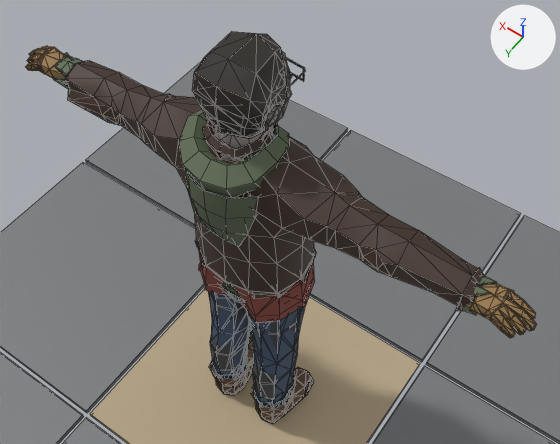
Renders of the Blender file assets/source/characters/survivor_01/survivor_01.blend from each side of a commit.
Before and after are seen from a 50 mm lens placed at (-0.914, 1.126, 2.969), pointed at (-0.016, -0.13, 0.995). The axes (+X, +Y, +Z) are drawn at upper right. The lights are the same throughout. The first picture is the older version. Mesh edges are drawn as thin lines on the coarser meshes.

The scene before the commit, as lines of its bpy script (objects in view):
```python
me_survivor_01 = bpy.data.meshes.new('survivor_01')
me_survivor_01.from_pydata(...)  # 926 vertices, 1786 faces; spans x -0.86..0.87, y -0.17..0.12, z 0.0..1.78
me_survivor_01.polygons.foreach_set('use_smooth', [True] * 1786)
me_survivor_01.materials.append(mat_survivor_01)  # picture img_survivor_01_base_color
me_survivor_01_jeans = bpy.data.meshes.new('survivor_01_jeans')
me_survivor_01_jeans.from_pydata(...)  # 184 vertices, 272 faces; spans x -0.179..0.187, y -0.155..0.12, z 0.09..0.939
me_survivor_01_jeans.polygons.foreach_set('use_smooth', [True] * 272)
# faces by material slot: [256, 16]
me_survivor_01_jeans.materials.append(mat_pal_denim)  # dark blue #4a5a72
me_survivor_01_jeans.materials.append(mat_pal_denim_dark)  # dark blue #343f52
me_survivor_01_work_gloves = bpy.data.meshes.new('survivor_01_work_gloves')
me_survivor_01_work_gloves.from_pydata(...)  # 192 vertices, 340 faces; spans x -0.86..0.87, y -0.07..0.05, z 1.31..1.41
me_survivor_01_work_gloves.polygons.foreach_set('use_smooth', [True] * 340)
me_survivor_01_work_gloves.materials.append(mat_pal_glove_tan)  # brown #9a7a50
ob_survivor_01 = bpy.data.objects.new('survivor_01', me_survivor_01)
ob_survivor_01.location = (0.0, 0.0, 0.0)
ob_survivor_01_jeans = bpy.data.objects.new('survivor_01_jeans', me_survivor_01_jeans)
ob_survivor_01_jeans.location = (0.0, 0.0, 0.0)
ob_survivor_01_work_gloves = bpy.data.objects.new('survivor_01_work_gloves', me_survivor_01_work_gloves)
ob_survivor_01_work_gloves.location = (0.0, 0.0, 0.0)
# also in view: 'survivor_01_hoodie' at (-0.01, -0.003, 1.201); 'survivor_01_leather_jacket' at (-0.025, -0.023, 1.229); 'review_floor' at (0.0, 0.0, -0.01); 'survivor_01_work_boots' at (0.004, -0.024, 0.085); 'survivor_01_t_shirt' at (0.0, -0.023, 1.17)
```
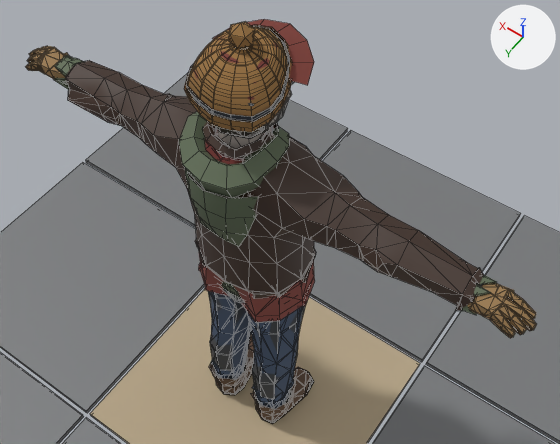
Edits to the bpy script that builds the scene:
```text
Add mat_pal_wool_maroon:
    mat_pal_wool_maroon = principled_material('pal.wool_maroon')
    mat_pal_wool_maroon.base_color = (0.144, 0.0284, 0.0242)  # dark red #6a2f2b
    mat_pal_wool_maroon.roughness = 0.95
Add mat_pal_wool_ochre:
    mat_pal_wool_ochre = principled_material('pal.wool_ochre')
    mat_pal_wool_ochre.base_color = (0.323, 0.171, 0.0545)  # brown #9a7342
    mat_pal_wool_ochre.roughness = 0.95
Add mat_pal_wool_charcoal:
    mat_pal_wool_charcoal = principled_material('pal.wool_charcoal')
    mat_pal_wool_charcoal.base_color = (0.0369, 0.0423, 0.0545)  # dark grey #363a42
    mat_pal_wool_charcoal.roughness = 0.95
Add mat_pal_cap_red:
    mat_pal_cap_red = principled_material('pal.cap_red')
    mat_pal_cap_red.base_color = (0.195, 0.0423, 0.0319)  # dark red #7a3a32
    mat_pal_cap_red.roughness = 0.85
Add me_survivor_01_scarf:
    me_survivor_01_scarf.from_pydata(...)  # 90 vertices, 79 faces; spans x -0.11..0.115, y -0.183..0.118, z 1.197..1.496
    me_survivor_01_scarf.polygons.foreach_set('use_smooth', [True] * 79)
    me_survivor_01_scarf.materials.append(mat_pal_wool_maroon)  # dark red #6a2f2b
Add me_survivor_01_woolly_hat:
    me_survivor_01_woolly_hat.from_pydata(...)  # 157 vertices, 164 faces; spans x -0.122..0.13, y -0.134..0.13, z 1.629..1.853
    me_survivor_01_woolly_hat.polygons.foreach_set('use_smooth', [True] * 164)
    me_survivor_01_woolly_hat.materials.append(mat_pal_wool_ochre)  # brown #9a7342
Add me_survivor_01_beanie:
    me_survivor_01_beanie.from_pydata(...)  # 145 vertices, 144 faces; spans x -0.12..0.125, y -0.132..0.126, z 1.644..1.791
    me_survivor_01_beanie.polygons.foreach_set('use_smooth', [True] * 144)
    me_survivor_01_beanie.materials.append(mat_pal_wool_charcoal)  # dark grey #363a42
Add me_survivor_01_baseball_cap:
    me_survivor_01_baseball_cap.from_pydata(...)  # 120 vertices, 118 faces; spans x -0.144..0.151, y -0.197..0.122, z 1.667..1.792
    me_survivor_01_baseball_cap.polygons.foreach_set('use_smooth', [True] * 118)
    me_survivor_01_baseball_cap.materials.append(mat_pal_cap_red)  # dark red #7a3a32
Add ob_survivor_01_scarf:
    ob_survivor_01_scarf = bpy.data.objects.new('survivor_01_scarf', me_survivor_01_scarf)
    ob_survivor_01_scarf.location = (0.0, 0.0, 0.0)
Add ob_survivor_01_woolly_hat:
    ob_survivor_01_woolly_hat = bpy.data.objects.new('survivor_01_woolly_hat', me_survivor_01_woolly_hat)
    ob_survivor_01_woolly_hat.location = (0.0, 0.0, 0.0)
Add ob_survivor_01_beanie:
    ob_survivor_01_beanie = bpy.data.objects.new('survivor_01_beanie', me_survivor_01_beanie)
    ob_survivor_01_beanie.location = (0.0, 0.0, 0.0)
Add ob_survivor_01_baseball_cap:
    ob_survivor_01_baseball_cap = bpy.data.objects.new('survivor_01_baseball_cap', me_survivor_01_baseball_cap)
    ob_survivor_01_baseball_cap.location = (0.0, 0.0, 0.0)
```

What differs and where, as boxes (x1, y1, x2, y2) in the pictures (560 x 444 px):
'survivor_01_woolly_hat', added (brown): after (184, 22, 292, 132)
'survivor_01_baseball_cap', added (dark red): after (193, 19, 314, 100)
'survivor_01_beanie', added: after (186, 26, 290, 122)
'survivor_01_scarf', added: after (205, 126, 275, 165)
'survivor_01', unchanged, covered by the edit: before (43, 32, 527, 410); after (43, 53, 527, 410)
